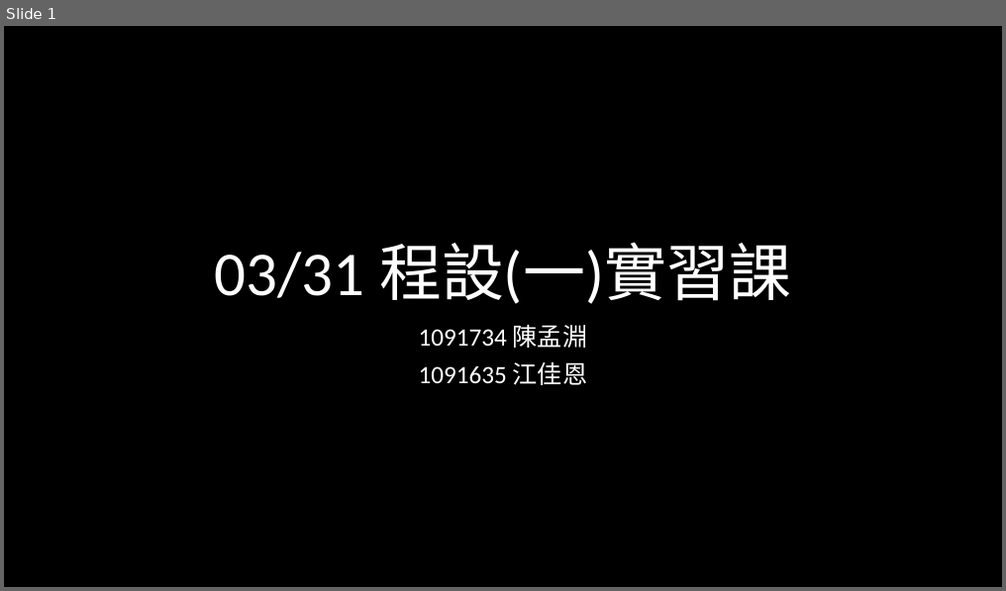
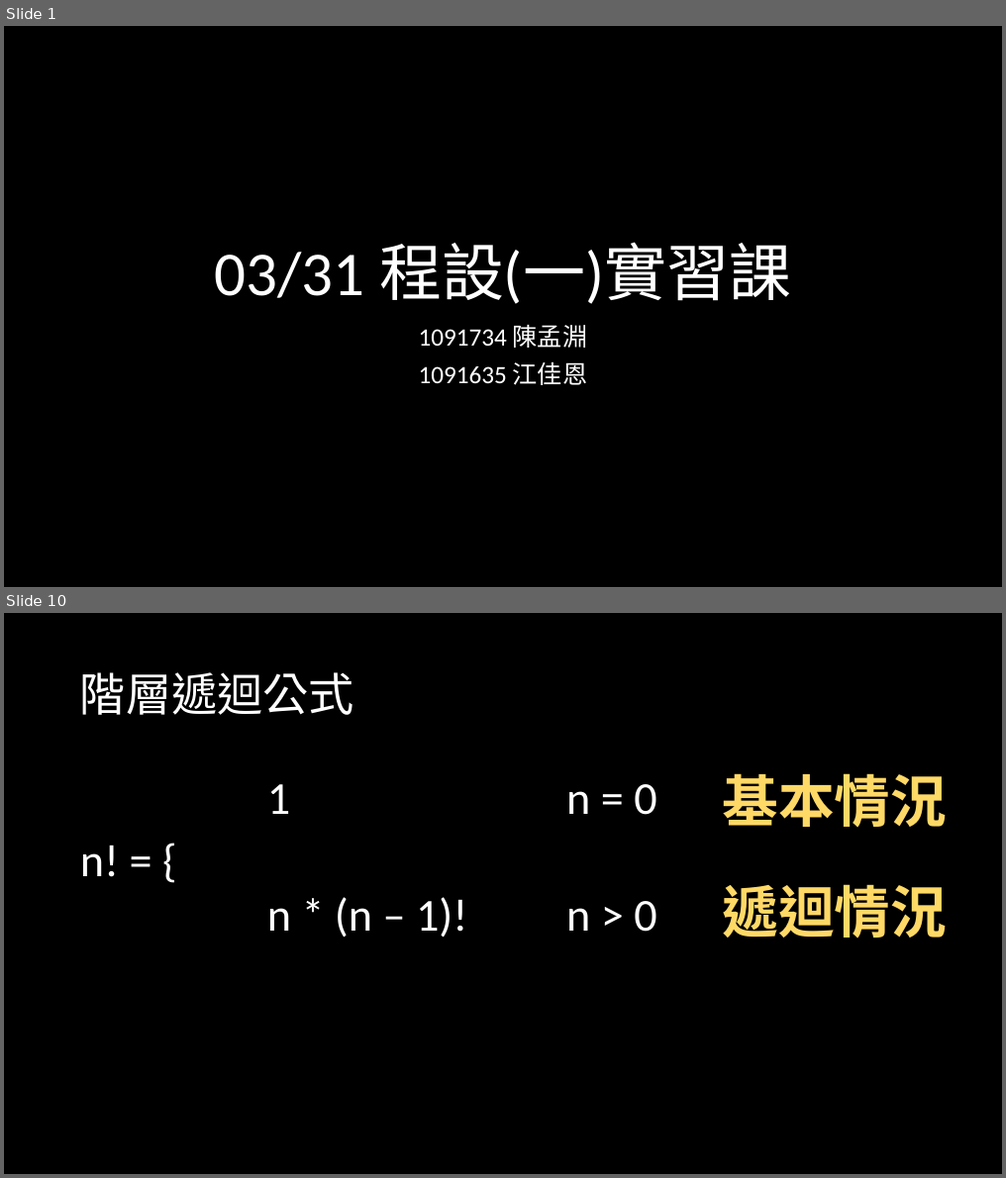
Before and after one commit to weermark/class, a slide deck: practical_class/class_ppt/0421程一實習.pptx. Shown one above the other, each under a label of ours: slide 1 before the commit, slides 1 and 10 after it; the slides between them are not shown. The pictures are 1006x591 and 1006x1178 pixels, drawn with LibreOffice and Linux fonts; fonts in the diff are those of the drawing. Boxes give left, top, right and bottom in pixels: in the first picture for what was removed or moved away, otherwise in the second. Text is boxed around its words. In the diff, an @@ line names an element or a change of style, - is before the commit and + after.

```diff
--- a/practical_class/class_ppt/0421程一實習.pptx
+++ b/practical_class/class_ppt/0421程一實習.pptx
@@ slide 10 added at box(4, 613, 1002, 1174), background #000000 @@
@@ title added at box(80, 672, 354, 715), 44 pt, text #FFFFFF @@
+階層遞迴公式
@@ text added at box(267, 784, 656, 938), 44 pt, text #FFFFFF @@
+      1 n = 0
+n! = {
+      n * (n – 1)! n > 0
@@ text added at box(722, 773, 946, 828), 54 pt, text gradient #FFC000 to #FFD966 to #FFF2CC, bold @@
+基本情況
@@ text added at box(722, 884, 946, 939), 54 pt, text gradient #FFC000 to #FFD966 to #FFF2CC, bold @@
+遞迴情況
```
Also in this commit, not shown: 1 slide changed, 15 other slides added, 1 other file.
